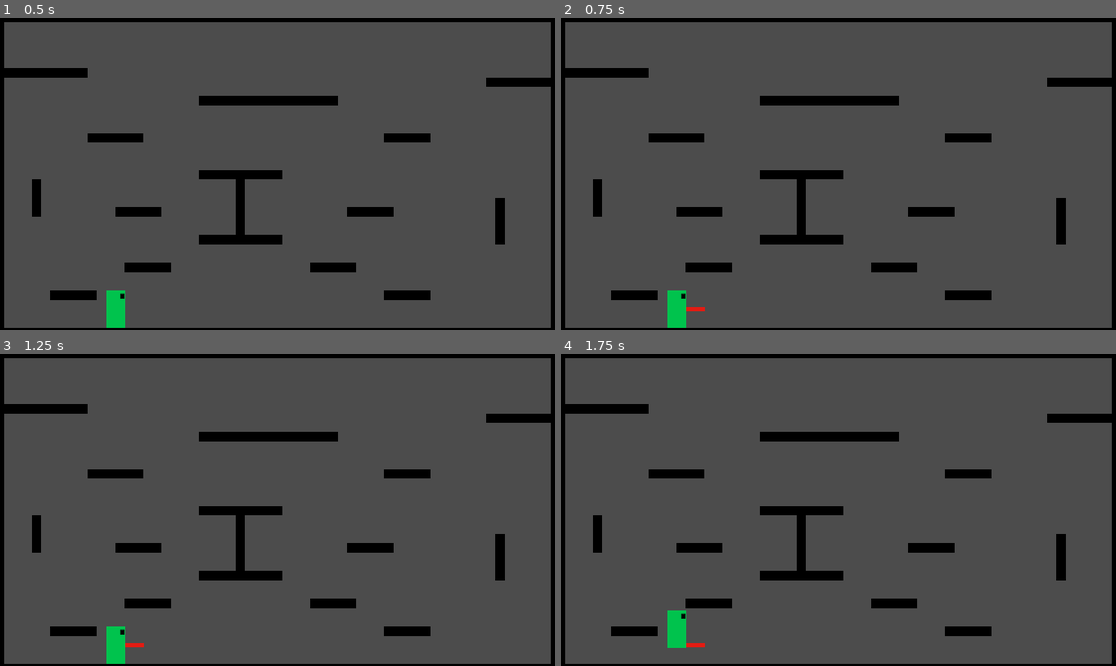
Above: before the commit, frames 1-4 (two rows, left to right).
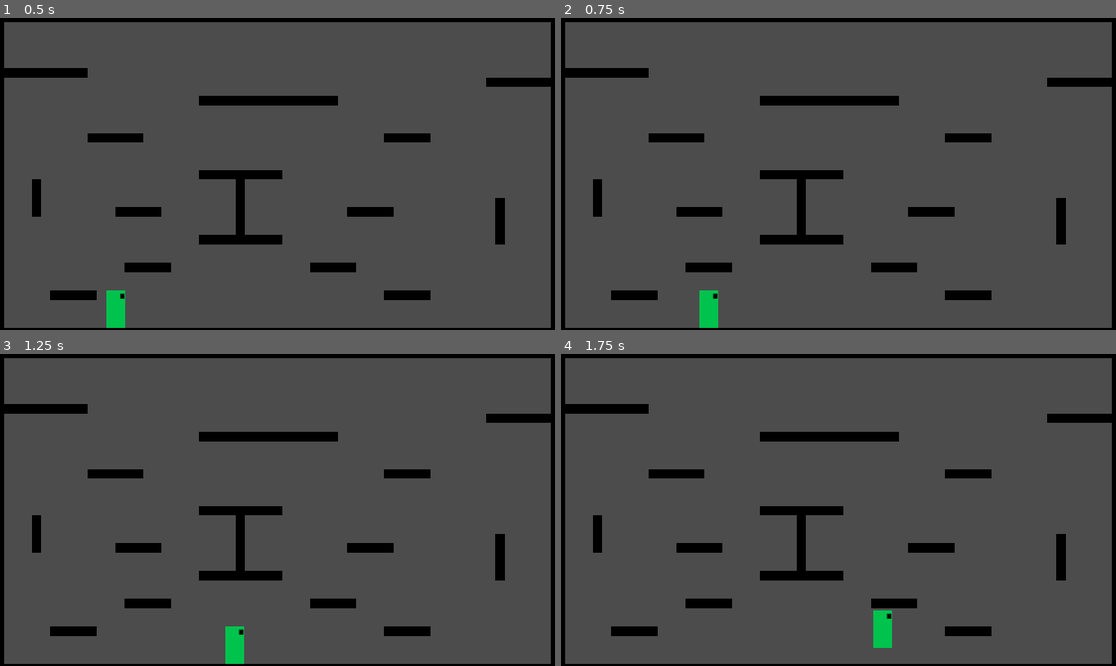
Above: after the commit, the same moments.

Repository: cjsweeten101/LaserGame
Game: Godot game, scene res://Main.tscn
Same seed, same stepped clock (60 frames per second), same inputs: the game is played once before the commit and once after it.
Inputs:
- Up to frame 1 (0.5 s): no input
- Up to frame 2 (0.75 s): tap Enter at 0.5 s; hold Right (move_right) from 0.53 s (still down); hold Space (shoot) from 0.53 s (still down)
- Up to frame 3 (1.25 s): keep holding Right (move_right); keep holding Space (shoot); tap Up (move_up) at 0.77 s
- Up to frame 4 (1.75 s): keep holding Right (move_right); release Space (shoot) at 1.28 s; tap Space (shoot) at 1.35 s; tap Up (move_up) at 1.52 s

Frame 1 is identical in both runs. In frame 2, 0.8% of the frame differs, in the area x 19-29%, y 87-100%; in frame 3, 0.9%, in the area x 19-44%, y 87-100%; in frame 4, 0.9%.

Commit message:
lasers move right only

Diff:
--- a/GameFiles/Laser/Laser.gd
+++ b/GameFiles/Laser/Laser.gd
@@ -1,4 +1,25 @@
-extends KinematicBody2D
+extends Area2D
 
+export var speed = Vector2(3000, 0)
 func _ready():
-	print("I made it to the scene!")
+	var players = get_tree().get_nodes_in_group("players")
+	for player in players:
+		player.connect("laser_direction", self, "_assign_laser_direction")
+
+func _assign_laser_direction(direction):
+	#print(direction)
+	#print(speed)
+	if direction == "right":
+		speed.x *= 1
+	elif direction == "left":
+		if speed.x > 0:
+			print("times by neg")
+			speed.x *= -1
+			#print(speed)
+
+func _process(delta):
+	print(speed)
+	translate(speed*delta)
+
+func _on_body_entered(body):
+	self.queue_free()
--- a/GameFiles/Laser/Laser.tscn
+++ b/GameFiles/Laser/Laser.tscn
@@ -6,23 +6,28 @@
 [sub_resource type="RectangleShape2D" id=1]
 
 custom_solver_bias = 0.0
-extents = Vector2( 32, 8 )
+extents = Vector2( 32.0423, 7.99288 )
 
-[node name="Laser" type="KinematicBody2D" groups=[
-"Laser",
+[node name="Laser" type="Area2D" index="0"]
+
+input_pickable = true
+gravity_vec = Vector2( 0, 1 )
+gravity = 98.0
+linear_damp = 0.1
+angular_damp = 1.0
+audio_bus_override = false
+audio_bus_name = "Master"
+script = ExtResource( 1 )
+speed = Vector2( 3000, 0 )
+
+[node name="Sprite" type="Sprite" parent="." index="0" groups=[
+"lasers",
 ]]
 
-input_pickable = false
-collision_layer = 1
-collision_mask = 1
-collision/safe_margin = 0.08
-script = ExtResource( 1 )
-_sections_unfolded = [ "Transform" ]
+texture = ExtResource( 2 )
 
-[node name="CollisionShape2D" type="CollisionShape2D" parent="." index="0"]
+[node name="CollisionShape2D" type="CollisionShape2D" parent="." index="1"]
 
 shape = SubResource( 1 )
 
-[node name="Sprite" type="Sprite" parent="." index="1"]
-
-texture = ExtResource( 2 )
+[connection signal="body_entered" from="." to="." method="_on_body_entered"]
--- a/GameFiles/Level/level1.tscn
+++ b/GameFiles/Level/level1.tscn
@@ -2,9 +2,11 @@
 
 [ext_resource path="res://Level/Tilesets/tileset.tres" type="TileSet" id=1]
 
-[node name="Level" type="Node2D"]
+[node name="Level" type="Node2D" index="0"]
 
-[node name="TileMap" type="TileMap" parent="." index="0"]
+[node name="TileMap" type="TileMap" parent="." index="0" groups=[
+"walls",
+]]
 
 position = Vector2( 16, 16 )
 mode = 0
--- a/GameFiles/Main.tscn
+++ b/GameFiles/Main.tscn
@@ -3,10 +3,10 @@
 [ext_resource path="res://Level/level1.tscn" type="PackedScene" id=1]
 [ext_resource path="res://Player/Player.tscn" type="PackedScene" id=2]
 
-[node name="Main" type="Node2D" index="0"]
+[node name="Main" type="Node2D"]
 
 [node name="Level" parent="." index="0" instance=ExtResource( 1 )]
 
-[node name="KinematicBody2D" parent="." index="1" instance=ExtResource( 2 )]
+[node name="Player1" parent="." index="1" instance=ExtResource( 2 )]
 
 position = Vector2( 402.719, 995.774 )
--- a/GameFiles/Player/Player.gd
+++ b/GameFiles/Player/Player.gd
@@ -9,6 +9,8 @@
 
 var can_shoot = true
 var laser = preload("res://Laser/Laser.tscn")
+
+signal laser_direction
 
 func _physics_process(delta):
 	var friction = false
@@ -35,11 +37,15 @@
 	if Input.is_action_pressed("shoot") and can_shoot:
 		var main = get_parent()
 		var new_laser = laser.instance()
+		#Facing Left
 		if $Sprite.flip_h:
 			new_laser.position = position + Vector2(-64,0)
+			emit_signal("laser_direction", "left")
+			#print("emiititit")
 		#Facing Right
 		else:
 			new_laser.position = position + Vector2(64,0)
+			emit_signal("laser_direction", "right")
 		main.add_child(new_laser)
 		can_shoot = false
 		$reload.start()
--- a/GameFiles/Player/Player.tscn
+++ b/GameFiles/Player/Player.tscn
@@ -8,7 +8,9 @@
 custom_solver_bias = 0.0
 extents = Vector2( 32, 64 )
 
-[node name="KinematicBody2D" type="KinematicBody2D"]
+[node name="KinematicBody2D" type="KinematicBody2D" groups=[
+"players",
+]]
 
 input_pickable = false
 collision_layer = 1
@@ -34,7 +36,7 @@
 [node name="reload" type="Timer" parent="." index="2"]
 
 process_mode = 1
-wait_time = 1.0
+wait_time = 0.5
 one_shot = true
 autostart = false
 
